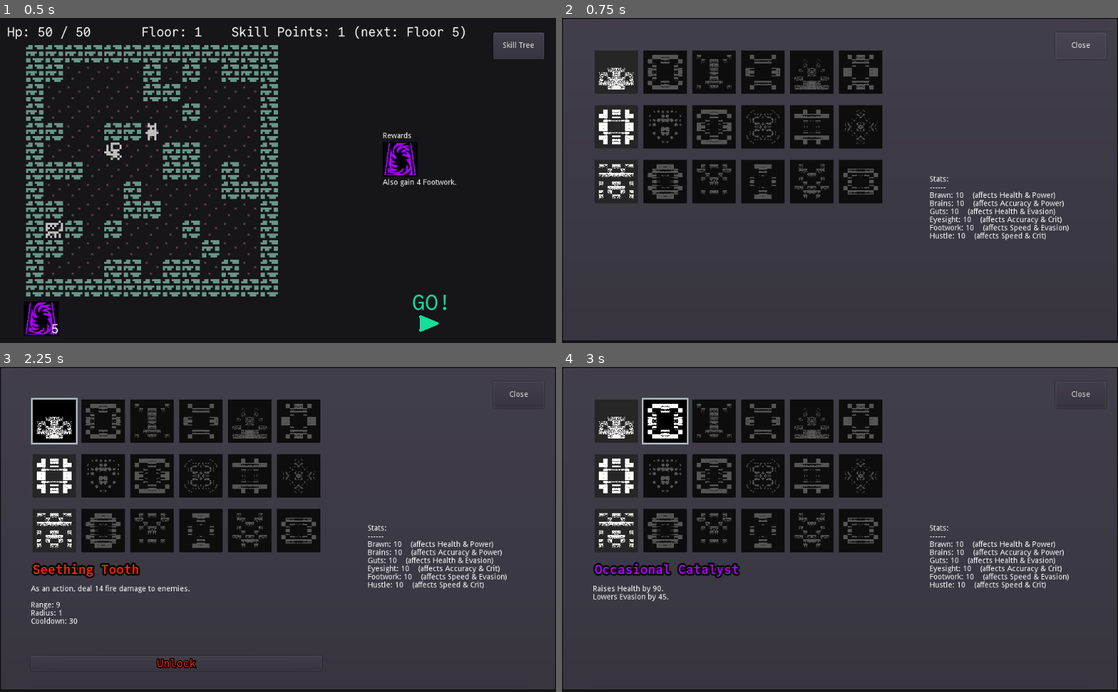
Above: before the commit, frames 1-4 (two rows, left to right).
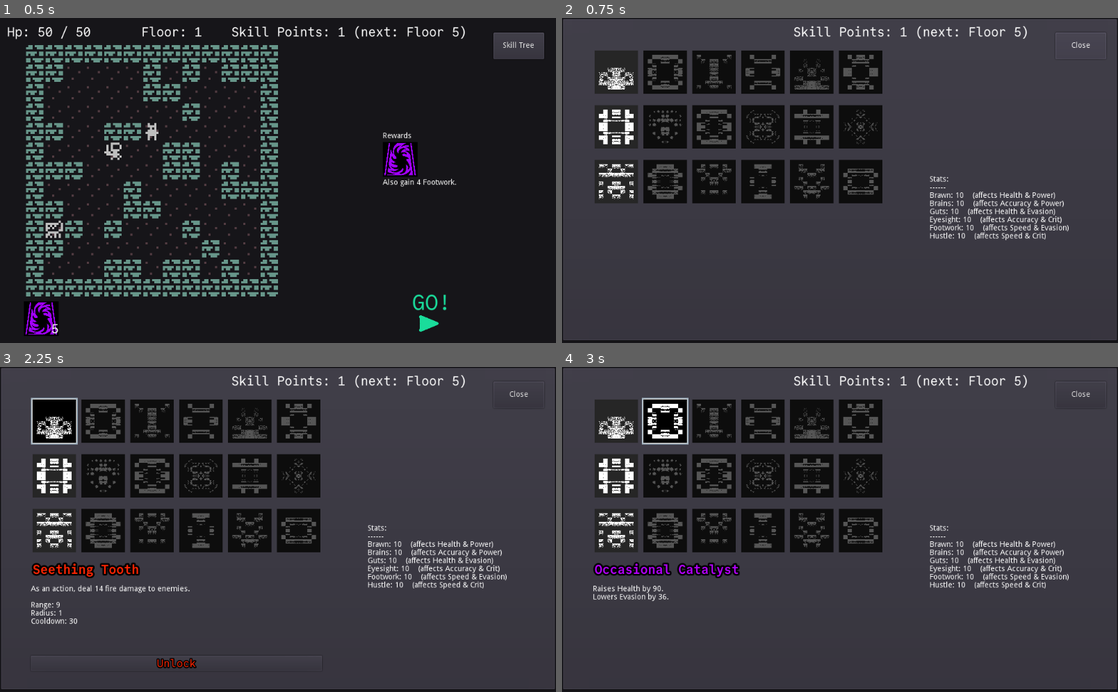
Above: after the commit, the same moments.

Repository: redxaxder/7DRL2024
Game: Godot game, scene res://main.tscn
The game is run twice, just before and just after one commit, with the same random seed, the same clock (stepped at 60 frames per second) and the same inputs.
Inputs (mouse positions are in pixels of both pictures, inside the frame that each line leads up to):
- Up to frame 1 (0.5 s): no input
- Up to frame 2 (0.75 s): click "Skill Tree" at 0.5 s
- Up to frame 3 (2.25 s): click (428, 666) at 1.25 s; click (55, 422) at 2.02 s
- Up to frame 4 (3 s): click (667, 422) at 2.77 s

Frame 1 is identical in both runs. In frame 2, 0.4% of the frame differs, in the area x 41-84%, y 2-7%; in frame 3, 0.4%; in frame 4, 0.4%, in the area x 17-84%, y 2-72%.

Commit message:
a reasonable state

Diff:
--- a/data/actor_types.gd
+++ b/data/actor_types.gd
@@ -198,7 +198,7 @@
 
 static func create_big_shrine(stat: int) -> CombatEntity:
 	var shrine = create_unit(Type.BigShrine, Constants.ENEMY_FACTION)
-	var big_shrine_spell = SkillTree.build_ability({
+	var big_shrine_spell: Ability = SkillTree.build_ability({
 		"label": Stat.NAME[stat] + " Sacrifice",
 		"ability_range": 0,
 		"trigger": SkillsCore.Trigger.Automatic,
@@ -210,6 +210,10 @@
 		"targets": SkillsCore.Target.Allies,
 		"cooldown_time": 1,
 	})
+	for stat in SHRINE_TYPES:
+		big_shrine_spell.modifiers.append(Ability.mod(
+			stat, Ability.ModParam.Power, 1
+		))
 	shrine.name = "Greater " + Stat.NAME[stat] + " Shrine"
 	shrine.append_ability(big_shrine_spell)
 	shrine.inert = true
--- a/data/encounter/EncounterDriver.gd
+++ b/data/encounter/EncounterDriver.gd
@@ -46,15 +46,22 @@
 
 func tick() -> bool:
 	# 0. is the player alive?
-	if done: return false
-	if !cur_state.get_player().is_alive():
+	if done:
+		history.is_done = true
+		return false
+	if !cur_state.get_player().is_alive() or current_time > 1000:
 		done = true
 		history.is_done = true
 		return false
 	# 0.1. are there any enemies alive?
 	var enemies_alive = false
-	for actor in cur_state.actors:
-		if actor.is_alive() and actor.faction != Constants.PLAYER_FACTION:
+#	for actor in cur_state.actors:
+#		if actor.is_alive() and actor.faction != Constants.PLAYER_FACTION:
+#			enemies_alive = true
+#			break
+	for actor in queue._values:
+		if actor is CombatEntity and \
+			actor.is_alive() and actor.faction != Constants.PLAYER_FACTION:
 			enemies_alive = true
 			break
 	if !enemies_alive:
--- a/data/skills/Skill.gd
+++ b/data/skills/Skill.gd
@@ -64,7 +64,7 @@
 		if Stat.MINIMUM[s] == 0: continue
 		minus_stats.append(s)
 	minus.stat = minus_stats[rng.randi() % minus_stats.size()]
-	minus.power = power * -0.5
+	minus.power = power * -0.4
 	minus.power *= STAT_PREMIUM[minus.stat]
 	return  [plus, minus]
 
--- a/main.gd
+++ b/main.gd
@@ -68,13 +68,9 @@
 	var meta = load_meta()
 	meta.unlock_today()
 	meta.save()
-	for i in meta.get_unlocked():
-		if selected < 0: selected = i
-		title.add_unlocked_line(i, meta.did_win(i))
-
+	refresh_title_list()
 	title.pick_something()
 	update_button_visibility()
-
 	var timer : Timer = get_node("%ConsumablesCounter")
 	timer.start(0.5)
 # warning-ignore:return_value_discarded
@@ -85,6 +81,16 @@
 		new_game()
 
 
+func refresh_title_list():
+	var title = get_node("%Title")
+	var meta = load_meta()
+	for i in meta.get_unlocked():
+		if selected < 0: selected = i
+		title.add_unlocked_line(i, meta.did_win(i))
+
+
+
+
 var selected = -1
 func title_select(i: int):
 	selected = i
@@ -92,7 +98,7 @@
 
 func _process(delta):
 	if driver != null and driver.started and !driver.done:
-		for _i in 20:
+		for _i in 5:
 			if !driver.tick(): break
 
 func update_skill_points():
@@ -263,6 +269,7 @@
 
 	if progress == 50:
 		load_meta().unlock_random(randi()).save()
+		refresh_title_list()
 
 	get_node("%ConsumablesContainer").init_rewards()
 
@@ -287,11 +294,11 @@
 		state.add_actor(Actor.create_unit(spawn, Constants.ENEMY_FACTION), passable.pop_back().loc)
 
 	var max_shrines = int(progress / 5)
-	var num_shrines = randi() % (max_shrines + 1)
+	var num_shrines = int(max_shrines/2) +randi() % (int(max_shrines/2) + 1)
 	for _i in num_shrines:
 		if passable.size() == 0: break
 		var shrine_stat = Actor.SHRINE_TYPES[randi() % Actor.SHRINE_TYPES.size()]
-		var shrine = Actor.create_shrine(shrine_stat) if (randf() < 0.8) else \
+		var shrine = Actor.create_shrine(shrine_stat) if (randf() < 0.5) else \
 					Actor.create_big_shrine(shrine_stat)
 		state.add_actor(shrine, passable.pop_back().loc)
 
--- a/main.tscn
+++ b/main.tscn
@@ -102,15 +102,6 @@
 custom_fonts/font = SubResource( 3 )
 text = "FLOOR: "
 
-[node name="SkillPoints" type="Label" parent="."]
-unique_name_in_owner = true
-margin_left = 426.0
-margin_top = 12.0
-margin_right = 552.0
-margin_bottom = 39.0
-custom_fonts/font = SubResource( 3 )
-text = "SKILL POINTS"
-
 [node name="actor_info" parent="." instance=ExtResource( 7 )]
 anchor_left = 0.5
 anchor_top = 0.5
@@ -251,6 +242,15 @@
 margin_bottom = 69.0
 text = "Close"
 
+[node name="SkillPoints" type="Label" parent="."]
+unique_name_in_owner = true
+margin_left = 426.0
+margin_top = 12.0
+margin_right = 594.0
+margin_bottom = 39.0
+custom_fonts/font = SubResource( 3 )
+text = "SKILL POINTS"
+
 [connection signal="mouse_entered" from="GO/SAYS_GO/Button" to="GO" method="mouse_entered"]
 [connection signal="mouse_exited" from="GO/SAYS_GO/Button" to="GO" method="mouse_exited"]
 [connection signal="pressed" from="GO/SAYS_GO/Button" to="GO" method="emit_signal" binds= [ "pressed" ]]
